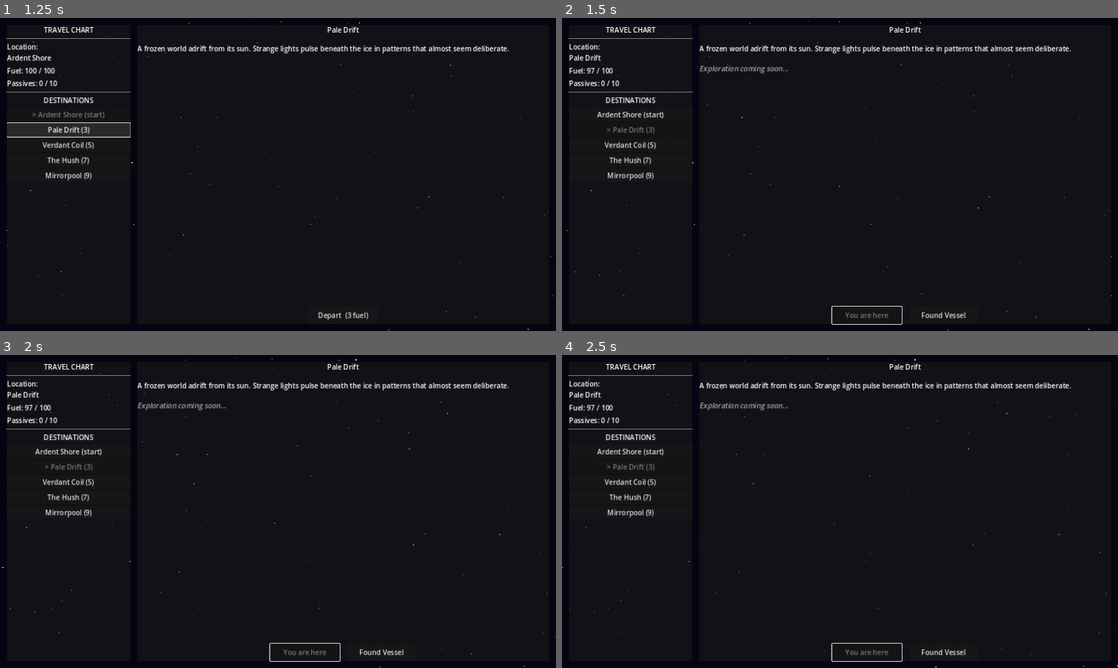
Above: before the commit, frames 1-4 (two rows, left to right).
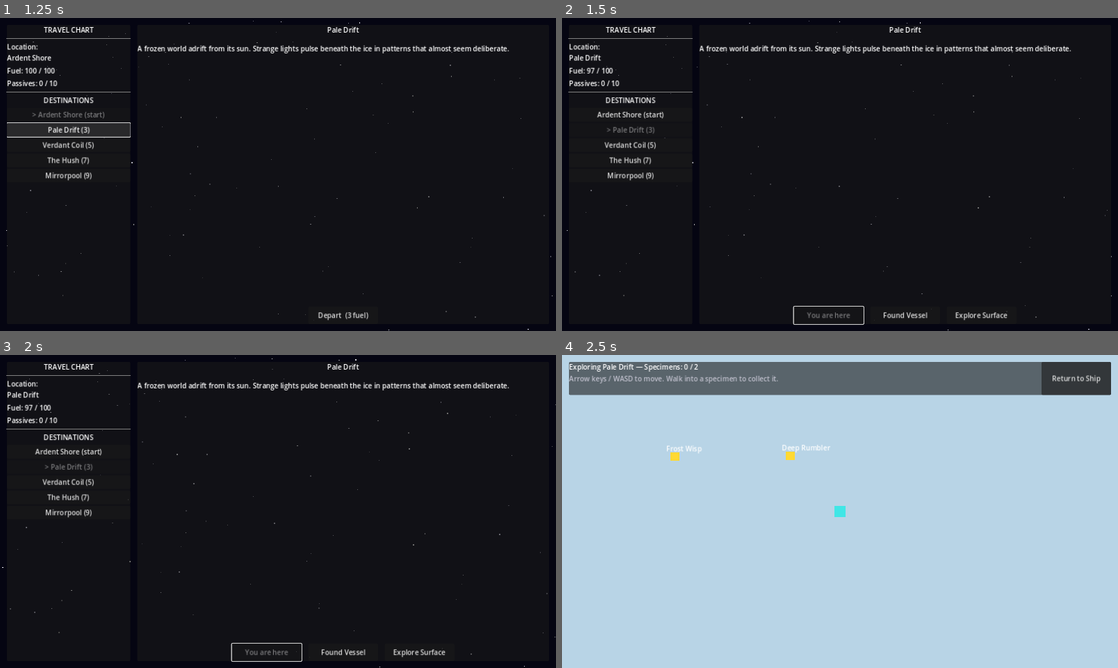
Above: after the commit, the same moments.

Repository: ColdTie/Metanoia-Vessel-2D
Game: Godot game, scene res://scenes/travel/travel_screen.tscn
Two runs of this game, one before a commit and one after it. Both use one fixed random seed, a clock stepped at 60 frames per second and the inputs below.
Inputs (mouse positions are in pixels of both pictures, inside the frame that each line leads up to):
- Up to frame 1 (1.25 s): click "Pale Drift (3)" at 0.5 s
- Up to frame 2 (1.5 s): click "Depart (3 fuel)" at 1.25 s
- Up to frame 3 (2 s): no input
- Up to frame 4 (2.5 s): click (979, 652) at 2 s, where only the run after the commit has a clickable "Explore Surface"

Frame 1 is identical in both runs. In frame 2, 0.7% of the frame differs, in the area x 24-81%, y 15-98%; in frame 3, 0.7%; in frame 4, 100%, in the area x 0-100%, y 0-100%.

Commit message:
feat: add World Surface v1 — walkable exploration with specimen collection
Player can now explore the current world from the Travel Screen via a new
"Explore Surface" button. Arrow/WASD movement across a fixed field; each
world's 2 catalog specimens spawn as pickups and are collected on contact.
Collection is idempotent per world (GameState.has_specimen) and autosaves
on pickup/return so progress survives the scene swap back to Travel Screen.

No creatures/encounters yet — pure walk-and-collect, keeping with the
peaceful-by-default design. Updates design/systems.md and content-log.md.

Diff:
--- /dev/null
+++ b/scenes/world/world_surface.tscn
@@ -0,0 +1,6 @@
+[gd_scene load_steps=2 format=3 uid="uid://cworldsurface01"]
+
+[ext_resource type="Script" path="res://scripts/world/world_surface.gd" id="1_surface"]
+
+[node name="WorldSurface" type="Control"]
+script = ExtResource("1_surface")
--- a/scripts/autoloads/game_state.gd
+++ b/scripts/autoloads/game_state.gd
@@ -141,5 +141,12 @@
 	specimens.append({"id": specimen_id, "world_id": world_id})
 
 
+func has_specimen(specimen_id: String, world_id: String) -> bool:
+	for s in specimens:
+		if s.get("id", "") == specimen_id and s.get("world_id", "") == world_id:
+			return true
+	return false
+
+
 func refuel(amount: int) -> void:
 	fuel = min(fuel + amount, max_fuel)
--- a/scripts/travel/travel_screen.gd
+++ b/scripts/travel/travel_screen.gd
@@ -20,6 +20,7 @@
 var _world_desc_label: RichTextLabel
 var _depart_button: Button
 var _settle_button: Button
+var _explore_button: Button
 
 var _selected_world_id: String = ""
 
@@ -200,6 +201,13 @@
 	_settle_button.pressed.connect(_on_settle_pressed)
 	btn_row.add_child(_settle_button)
 
+	_explore_button = Button.new()
+	_explore_button.text = "Explore Surface"
+	_explore_button.visible = false
+	_explore_button.custom_minimum_size = Vector2(160.0, 40.0)
+	_explore_button.pressed.connect(_on_explore_pressed)
+	btn_row.add_child(_explore_button)
+
 
 func _make_label(text: String) -> Label:
 	var lbl := Label.new()
@@ -259,6 +267,7 @@
 		_depart_button.text = "Depart  (%d fuel)" % cost
 
 	_settle_button.visible = is_current and not world.get("settled", false)
+	_explore_button.visible = is_current
 
 
 func _on_depart_pressed() -> void:
@@ -269,11 +278,11 @@
 		_populate_destinations()
 		var world := GameState.get_world_by_id(_selected_world_id)
 		_world_name_label.text = world.get("name", "")
-		_world_desc_label.text = world.get("description", "") \
-			+ "\n\n[color=#aaaaaa][i]Exploration coming soon...[/i][/color]"
+		_world_desc_label.text = world.get("description", "")
 		_depart_button.disabled = true
 		_depart_button.text = "You are here"
 		_settle_button.visible = not world.get("settled", false)
+		_explore_button.visible = true
 	else:
 		_world_desc_label.text = \
 			GameState.get_world_by_id(_selected_world_id).get("description", "") \
@@ -315,3 +324,7 @@
 
 func _on_world_changed(_new_world: String) -> void:
 	_refresh_status()
+
+
+func _on_explore_pressed() -> void:
+	get_tree().change_scene_to_file("res://scenes/world/world_surface.tscn")
--- /dev/null
+++ b/scripts/world/world_surface.gd
@@ -0,0 +1,193 @@
+extends Control
+
+# World Surface — walkable exploration scene for the player's current world.
+# Player wanders a fixed 1280x720 field and walks into specimens to collect
+# them. All UI/visuals are built in code, matching the Travel Screen's style.
+
+const PLAY_W := 1280.0
+const PLAY_H := 720.0
+const TOP_MARGIN := 90.0  # keep player clear of the status bar
+const MOVE_SPEED := 260.0
+const PLAYER_SIZE := Vector2(26.0, 26.0)
+const SPECIMEN_SIZE := Vector2(20.0, 20.0)
+const COLLECT_RADIUS := 30.0
+
+const WORLD_COLORS := {
+	"temperate": Color(0.40, 0.30, 0.12),
+	"ice": Color(0.72, 0.83, 0.90),
+	"jungle": Color(0.07, 0.26, 0.11),
+	"desert": Color(0.52, 0.34, 0.17),
+	"ocean": Color(0.05, 0.22, 0.42),
+}
+
+var _world_data: Dictionary = {}
+var _world_id: String = ""
+
+var _play_root: Node2D
+var _player: ColorRect
+var _specimen_entries: Array = []  # {node, label, id, collected}
+
+var _status_label: Label
+var _hint_label: Label
+var _message_label: Label
+
+
+func _ready() -> void:
+	set_anchors_and_offsets_preset(Control.PRESET_FULL_RECT)
+	_world_data = GameState.get_current_world_data()
+	_world_id = _world_data.get("id", "")
+
+	_build_background()
+	_play_root = Node2D.new()
+	_play_root.name = "PlayRoot"
+	add_child(_play_root)
+
+	_build_player()
+	_spawn_specimens()
+	_build_ui()
+	_refresh_status()
+
+
+func _process(delta: float) -> void:
+	_handle_movement(delta)
+	_check_pickups()
+
+
+# ── World & Player ───────────────────────────────────────────────────────────
+
+func _build_background() -> void:
+	var bg := ColorRect.new()
+	bg.name = "Background"
+	bg.set_anchors_and_offsets_preset(Control.PRESET_FULL_RECT)
+	bg.color = WORLD_COLORS.get(_world_data.get("type", ""), Color(0.2, 0.2, 0.25))
+	add_child(bg)
+
+
+func _build_player() -> void:
+	_player = ColorRect.new()
+	_player.name = "Player"
+	_player.size = PLAYER_SIZE
+	_player.color = Color(0.25, 0.9, 0.9)
+	_player.position = Vector2(PLAY_W * 0.5, PLAY_H * 0.5) - PLAYER_SIZE * 0.5
+	_play_root.add_child(_player)
+
+
+func _spawn_specimens() -> void:
+	var ids: Array = _world_data.get("specimens", [])
+	for specimen_id in ids:
+		var node := ColorRect.new()
+		node.size = SPECIMEN_SIZE
+		node.color = Color(1.0, 0.85, 0.2)
+		node.position = Vector2(
+			randf_range(80.0, PLAY_W - 80.0 - SPECIMEN_SIZE.x),
+			randf_range(TOP_MARGIN + 20.0, PLAY_H - 40.0 - SPECIMEN_SIZE.y)
+		)
+		_play_root.add_child(node)
+
+		var label := Label.new()
+		label.text = String(specimen_id).capitalize()
+		label.position = node.position + Vector2(-10.0, -20.0)
+		label.add_theme_color_override("font_color", Color(1, 1, 1))
+		_play_root.add_child(label)
+
+		var already_collected: bool = GameState.has_specimen(specimen_id, _world_id)
+		node.visible = not already_collected
+		label.visible = not already_collected
+
+		_specimen_entries.append({
+			"node": node,
+			"label": label,
+			"id": specimen_id,
+			"collected": already_collected,
+		})
+
+
+func _handle_movement(delta: float) -> void:
+	var dir := Input.get_vector("ui_left", "ui_right", "ui_up", "ui_down")
+	if dir == Vector2.ZERO:
+		return
+	_player.position += dir * MOVE_SPEED * delta
+	_player.position.x = clamp(_player.position.x, 0.0, PLAY_W - PLAYER_SIZE.x)
+	_player.position.y = clamp(_player.position.y, TOP_MARGIN, PLAY_H - PLAYER_SIZE.y)
+
+
+func _check_pickups() -> void:
+	var center: Vector2 = _player.position + PLAYER_SIZE * 0.5
+	for entry in _specimen_entries:
+		if entry["collected"]:
+			continue
+		var node: ColorRect = entry["node"]
+		var specimen_center: Vector2 = node.position + SPECIMEN_SIZE * 0.5
+		if center.distance_to(specimen_center) <= COLLECT_RADIUS:
+			_collect(entry)
+
+
+func _collect(entry: Dictionary) -> void:
+	entry["collected"] = true
+	entry["node"].visible = false
+	entry["label"].visible = false
+	if not GameState.has_specimen(entry["id"], _world_id):
+		GameState.add_specimen(entry["id"], _world_id)
+	SaveLoad.save_game()
+	_refresh_status()
+
+
+# ── UI ────────────────────────────────────────────────────────────────────────
+
+func _build_ui() -> void:
+	var canvas := CanvasLayer.new()
+	canvas.name = "UI"
+	add_child(canvas)
+
+	var bar := PanelContainer.new()
+	bar.set_anchor(SIDE_LEFT, 0.0)
+	bar.set_anchor(SIDE_TOP, 0.0)
+	bar.set_anchor(SIDE_RIGHT, 1.0)
+	bar.set_offset(SIDE_LEFT, 16.0)
+	bar.set_offset(SIDE_TOP, 16.0)
+	bar.set_offset(SIDE_RIGHT, -16.0)
+	bar.set_offset(SIDE_BOTTOM, 74.0)
+	canvas.add_child(bar)
+
+	var row := HBoxContainer.new()
+	row.add_theme_constant_override("separation", 24)
+	bar.add_child(row)
+
+	var text_col := VBoxContainer.new()
+	text_col.size_flags_horizontal = Control.SIZE_EXPAND_FILL
+	row.add_child(text_col)
+
+	_status_label = Label.new()
+	text_col.add_child(_status_label)
+
+	_hint_label = Label.new()
+	_hint_label.text = "Arrow keys / WASD to move. Walk into a specimen to collect it."
+	_hint_label.add_theme_color_override("font_color", Color(0.75, 0.75, 0.8))
+	text_col.add_child(_hint_label)
+
+	_message_label = Label.new()
+	_message_label.add_theme_color_override("font_color", Color(0.7, 1.0, 0.7))
+	text_col.add_child(_message_label)
+
+	var return_btn := Button.new()
+	return_btn.text = "Return to Ship"
+	return_btn.custom_minimum_size = Vector2(160.0, 40.0)
+	return_btn.pressed.connect(_on_return_pressed)
+	row.add_child(return_btn)
+
+
+func _refresh_status() -> void:
+	var total: int = _specimen_entries.size()
+	var found: int = 0
+	for entry in _specimen_entries:
+		if entry["collected"]:
+			found += 1
+	_status_label.text = "Exploring %s — Specimens: %d / %d" % [
+		_world_data.get("name", "Unknown World"), found, total
+	]
+	_message_label.text = "All specimens found here!" if total > 0 and found == total else ""
+
+
+func _on_return_pressed() -> void:
+	SaveLoad.save_game()
+	get_tree().change_scene_to_file("res://scenes/travel/travel_screen.tscn")
Not shown, changed: CLAUDE.md
Not shown, changed: design/content-log.md
Not shown, changed: design/systems.md
